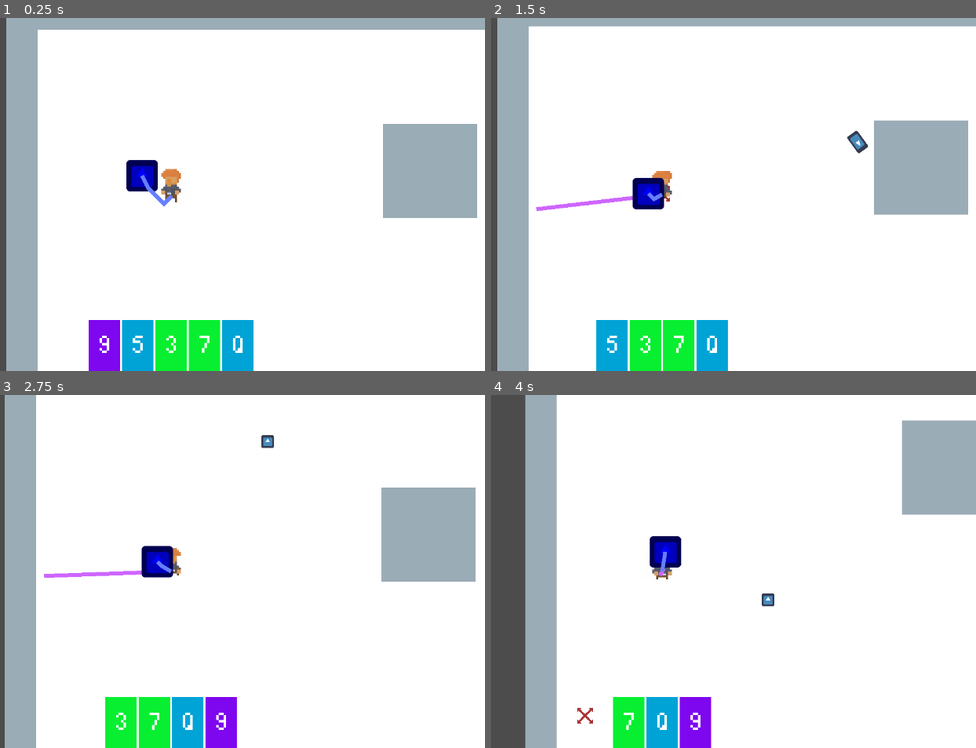
Above: before the commit, frames 1-4 (two rows, left to right).
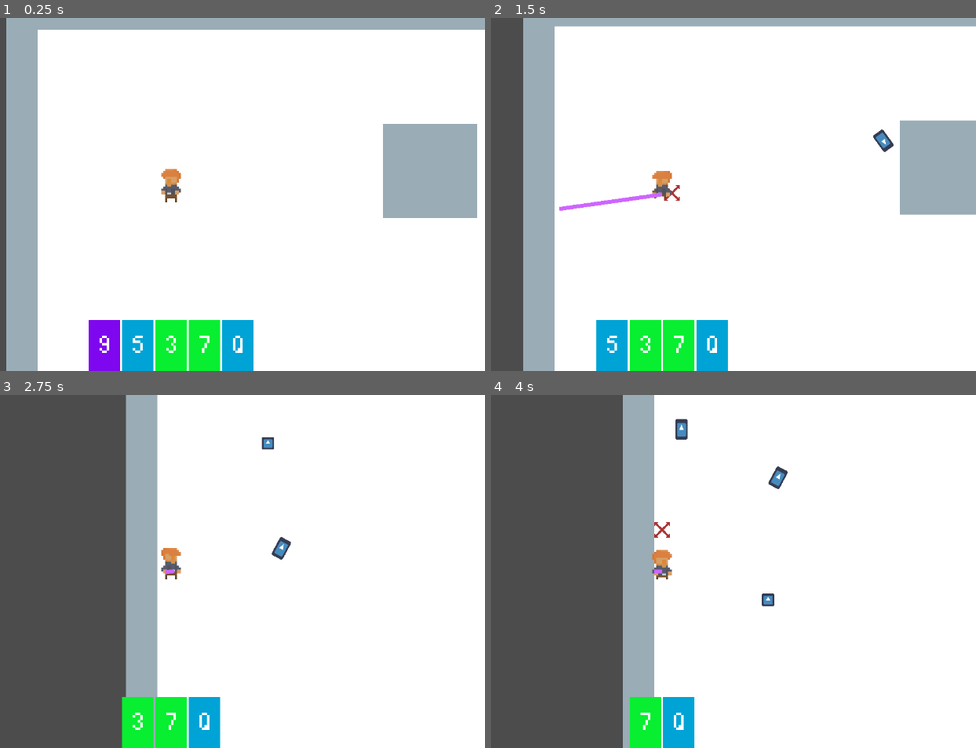
Above: after the commit, the same moments.

Repository: francisvillain/Cardgeon
Game: Godot game, scene res://test_level/Game.tscn
Two runs of this game, one before a commit and one after it. Both use one fixed random seed, a clock stepped at 60 frames per second and the inputs below. The engine's default icon, where the game draws it, is replaced by a stand-in: a white triangle on a blue panel in a dark square.
Inputs (mouse positions are in pixels of both pictures, inside the frame that each line leads up to):
- Up to frame 1 (0.25 s): no input
- Up to frame 2 (1.5 s): move the mouse to (801, 176) at 0.52 s; press the mouse at (801, 176) at 0.53 s; hold D (move_right) 0.53-1.28 s; move the mouse to (534, 212) at 1.27 s; release the mouse at (534, 212) at 1.28 s; hold S (move_down) from 1.28 s (still down); right-click (534, 212) at 1.35 s
- Up to frame 3 (2.75 s): move the mouse to (232, 493) at 2.02 s; release S (move_down) at 2.03 s; press the mouse at (232, 493) at 2.03 s; hold D (move_right) from 2.03 s (still down)
- Up to frame 4 (4 s): move the mouse to (631, 642) at 2.77 s; release D (move_right) at 2.78 s; release the mouse at (631, 642) at 2.78 s; hold W (move_up) 2.78-3.53 s; right-click (631, 642) at 2.85 s; move the mouse to (849, 624) at 3.52 s; press the mouse at (849, 624) at 3.53 s; hold A (move_left) from 3.53 s (still down)

The runs differ from the first frame. In frame 1, 0.7% of the frame differs, in the area x 26-36%, y 40-54%; in frame 2, 13%; in frame 3, 38%, in the area x 0-99%, y 0-100%; in frame 4, 33%.

Commit message:
enemy take dmg

Diff:
--- a/card/script/CardBullet.gd
+++ b/card/script/CardBullet.gd
@@ -18,6 +18,9 @@
 	var collider = move_and_collide(direction * velocity * delta)
 
 	if collider:
+		var col_obj = collider.get_collider()
+		if col_obj.is_in_group("enemy"):
+			col_obj.take_damage(status)
 		self.queue_free()
 		var card = CardFlying.instance()
 		GlobalNode.add_pickup_card(card)
--- a/enemy/Enemy.tscn
+++ b/enemy/Enemy.tscn
@@ -3,7 +3,7 @@
 [ext_resource path="res://icon.png" type="Texture" id=1]
 [ext_resource path="res://enemy/script/Enemy.gd" type="Script" id=3]
 
-[node name="Enemy" type="KinematicBody2D"]
+[node name="Enemy" type="KinematicBody2D" groups=["enemy"]]
 collision_layer = 2
 collision_mask = 135
 script = ExtResource( 3 )
--- a/enemy/script/Enemy.gd
+++ b/enemy/script/Enemy.gd
@@ -34,8 +34,8 @@
 		if collider.is_in_group("player"):
 			collider.take_damage(self,damage, 0)
 
-func take_damage(node, damage, effect):
-	health -= damage
+func take_damage(bullet_status):
+	print("take damage")
 
 func check_death():
 	if health <= 0:
--- a/test_level/Game.tscn
+++ b/test_level/Game.tscn
@@ -79,6 +79,7 @@
 [node name="Enemies" type="Node2D" parent="."]
 
 [node name="Enemy" parent="Enemies" instance=ExtResource( 3 )]
+position = Vector2( 191.75, 66.5 )
 
 [node name="CardPickUp" type="Node2D" parent="."]
 
Not shown, changed: devlog.txt
